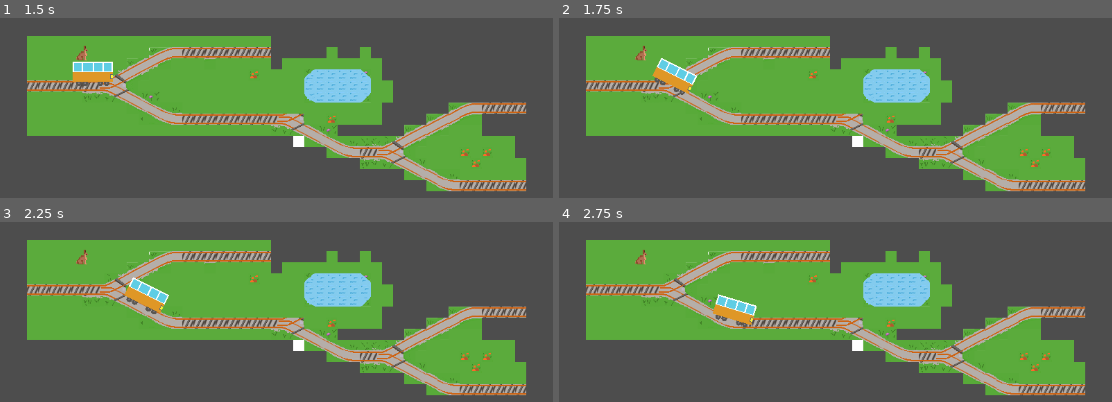
Above: before the commit, frames 1-4 (two rows, left to right).
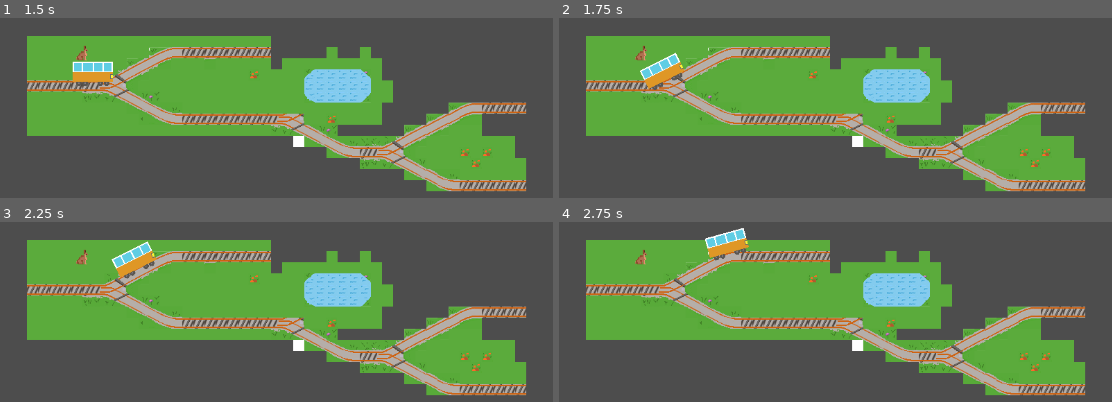
Above: after the commit, the same moments.

Repository: LiamCJ/frog_conductor
Game: Godot game, scene res://scenes/Main.tscn
Two runs of this game, one before a commit and one after it. Both use one fixed random seed, a clock stepped at 60 frames per second and the inputs below.
Inputs:
- Up to frame 1 (1.5 s): tap Enter at 0.5 s; hold W (speed) 0.53-1.28 s; tap Space (switch_tracks) at 0.8, 1.35 s
- Up to frame 2 (1.75 s): tap W (speed) at 1.55 s
- Up to frame 3 (2.25 s): hold W (speed) from 2.03 s (still down)
- Up to frame 4 (2.75 s): keep holding W (speed); tap Space (switch_tracks) at 2.3 s

Frame 1 is identical in both runs. In frame 2, 1.2% of the frame differs, in the area x 14-26%, y 18-43%; in frame 3, 1.9%, in the area x 20-31%, y 10-52%; in frame 4, 1.8%.
Error after the commit: Invalid access to property or key 'animal_spawns' on a base object of type 'Nil'. (res://Scripts/Main.gd:38)

Commit message:
Added switch indicators and moving between levels

Diff:
--- a/Scripts/Main.gd
+++ b/Scripts/Main.gd
@@ -1,12 +1,50 @@
 extends Node2D
 
+@export var level:Node2D
+@export var next_level:PackedScene
+@export var levels: Array[PackedScene]
+@onready var tram_controller: Node = $TramController
+@export var animal:PackedScene
+@export var Coin:PackedScene
+
+#player properties
+var score:int
+var max_speed:int
+var morality:int = 0
+
+var num_stops:int = 5
 
 # Called when the node enters the scene tree for the first time.
 func _ready() -> void:
-	pass # Replace with function body.
-
-
+	tram_controller.update_tram = true
+	spawn_animals()
 
 # Called every frame. 'delta' is the elapsed time since the previous frame.
 func _process(delta: float) -> void:
 	pass
+
+func load_scene(lvl:PackedScene)->void:
+	level.queue_free()
+	level = lvl.instantiate()
+	tram_controller.level = level
+	add_child(level)
+
+func load_next_level()-> void:
+	load_scene(next_level)
+	tram_controller.init_network()
+	tram_controller.update_tram = true
+
+func spawn_animals()->void:
+	var animal_spawns: Node = level.animal_spawns
+	for point: Marker2D in animal_spawns.top_path:
+		var an: = animal.instantiate()
+		add_child(an)
+		an.reparent(level)
+		an.position = point.position
+
+	#testing coins
+	#for point: Marker2D in animal_spawns.bottom_path:
+		#var coin:Node2D = Coin.instantiate()
+		#add_child(coin)
+		#coin.position = point.position
+		#coin.value = 20
--- a/Scripts/RailNetwork.gd
+++ b/Scripts/RailNetwork.gd
@@ -1,11 +1,3 @@
 extends Node
 
-
-# Called when the node enters the scene tree for the first time.
-func _ready() -> void:
-	pass # Replace with function body.
-
-
-# Called every frame. 'delta' is the elapsed time since the previous frame.
-func _process(delta: float) -> void:
-	pass
+@export var signals: Array[Node2D]
--- /dev/null
+++ b/Scripts/SwitchIndicator.gd
@@ -0,0 +1,13 @@
+extends Sprite2D
+
+func up()->void:
+	rotation = 0
+
+func down()->void:
+	rotation = PI
+
+func right()->void:
+	rotation = PI/2
+
+func left()->void:
+	rotation = -PI/2
--- a/Scripts/level_1.gd
+++ b/Scripts/level_1.gd
@@ -1,12 +1,4 @@
 extends Node2D
 
 @export var rail_network: Node2D
-
-# Called when the node enters the scene tree for the first time.
-func _ready() -> void:
-	pass # Replace with function body.
-
-
-# Called every frame. 'delta' is the elapsed time since the previous frame.
-func _process(delta: float) -> void:
-	pass
+@export var animal_spawns: Node
--- a/scenes/TramController.gd
+++ b/scenes/TramController.gd
@@ -1,4 +1,6 @@
 extends Node
+
+
 
 @export var tram: Node2D
 var speed:int = 100
@@ -12,8 +14,17 @@
 var curr_rail: Path2D
 var follower:PathFollow2D
 
+var update_tram:bool = false
+
+signal track_ended
+
 
 func init_network()-> void:
+	#clear network
+	network.clear()
+	nodes_out.clear()
+
+
 	#meta data stored as nodepaths not nodes
 	var rail_network:Node2D = level.rail_network
 	#set current rail to the starting rail of the level(rail network)
@@ -28,11 +39,15 @@
 			node_rails.append(rail_network.get_node(rail)) #append the path2D
 		network.append(node_rails)
 
-func find_next_node(curr_rail:Path2D) -> int:
+	curr_rail = network[curr_node_idx][curr_rail_idx]
+	follower.reparent(curr_rail)
+
+func find_next_node(_curr_rail:Path2D) -> int:
 	#the next node will have the same path as being used but not the 'previous' node
-	for i in range(network.size()):
+	#this will need expanding on to cover tracks that merge again, ie it wont select the in rail for a node
+	for i:int in range(network.size()):
 		#loop through nodes
-		if i != curr_node_idx and network[i].has(curr_rail):
+		if i != curr_node_idx and network[i].has(_curr_rail):
 			#check its not previous node and cointains the curr rail
 			return i
 
@@ -41,45 +56,60 @@
 
 # Called when the node enters the scene tree for the first time.
 func _ready() -> void:
+	follower = PathFollow2D.new()
+	add_child(follower)
 	init_network()
-	curr_rail = network[curr_node_idx][curr_rail_idx]
+	speed = 0
+
 	#assumes node has a path follower node
-	#(should maybe have one that gets adopted by the pathnodes as needed?)
-	follower = curr_rail.get_node('PathFollow2D')
-	speed = 0
+
+
 
 
 # Called every frame. 'delta' is the elapsed time since the previous frame.
 func _process(delta: float) -> void:
+	if update_tram:
+		var rail_len:float = curr_rail.curve.get_baked_length()
+		#dist along current rail
+		dist += speed * delta
+		if dist > rail_len:
+			#if dist switch to next rail
 
-	var rail_len:float = curr_rail.curve.get_baked_length()
-	#dist along current rail
-	dist += speed * delta
-	if dist > rail_len:
-		#if dist switch to next rail
+			if curr_node_idx == -1:
+				#if no more nodes, stop tram
+				dist = rail_len
+				update_tram = false
+				#emit signal once frame is done
+				track_ended.emit()
 
-		if curr_node_idx == -1:
-			#if no more nodes, stop tram
-			dist = rail_len
-			speed = 0
-		else:
-			#will have issues if the next path length < dist - rail_len
-			dist = dist - rail_len #preserve the distance it needs to travel to maintain constant speed
+			else:
+				#will have issues if the next path length < dist - rail_len
+				dist = dist - rail_len #preserve the distance it needs to travel to maintain constant speed
 
-			curr_rail_idx = nodes_out[curr_node_idx] #get next rail
-			curr_rail = network[curr_node_idx][curr_rail_idx]
+				curr_rail_idx = nodes_out[curr_node_idx] #get next rail
+				curr_rail = network[curr_node_idx][curr_rail_idx]
 
-			rail_len = curr_rail.curve.get_baked_length()
-			follower = curr_rail.get_node('PathFollow2D')
-			curr_node_idx = find_next_node(curr_rail)
+				rail_len = curr_rail.curve.get_baked_length()
+				follower.reparent(curr_rail)
+				curr_node_idx = find_next_node(curr_rail)
 
-	#update tram position
-	follower.progress_ratio = dist/rail_len
-	tram.position = follower.position
-	tram.rotation = follower.rotation
+		#update tram position
+		follower.progress_ratio = dist/rail_len
+		tram.position = follower.position
+		tram.rotation = follower.rotation
 
 func _input(event: InputEvent) -> void:
 		if event.is_action_pressed("switch_tracks"):
-			nodes_out[curr_node_idx] = 2
+			toggle_switch(curr_node_idx)
 		if event.is_action_pressed("speed"):
 			speed = 100
+
+func toggle_switch(idx:int) -> void:
+	var line_idx:int = nodes_out[curr_node_idx]
+	line_idx += 1
+	line_idx = wrap(line_idx,1,3)
+	nodes_out[curr_node_idx] = line_idx
+	if line_idx == 1:
+		level.rail_network.signals[curr_node_idx].up()
+	else:
+		level.rail_network.signals[curr_node_idx].down()
--- /dev/null
+++ b/scenes/world elements/switch_indicator.tscn
@@ -0,0 +1,8 @@
+[gd_scene load_steps=3 format=3 uid="uid://c2sv8c57v25po"]
+
+[ext_resource type="Texture2D" uid="uid://b6alb75iq8s4s" path="res://assets/sprites/rail_switch-indicator.png" id="1_1npj6"]
+[ext_resource type="Script" path="res://Scripts/SwitchIndicator.gd" id="2_2bj1c"]
+
+[node name="SwitchIndicator" type="Sprite2D"]
+texture = ExtResource("1_1npj6")
+script = ExtResource("2_2bj1c")
Binary file added: assets/sprites/rail_switch-indicator.png
Not shown, added: assets/sprites/rail_switch-indicator.png.import
